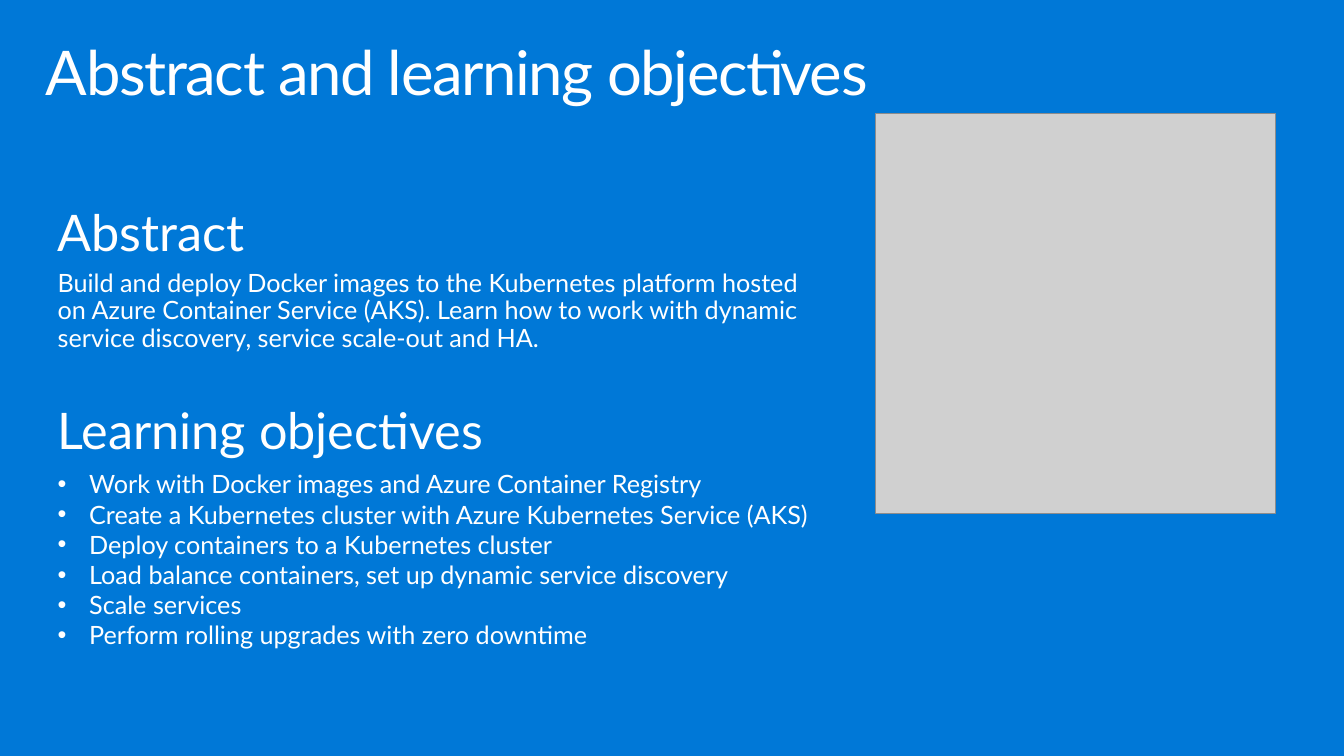
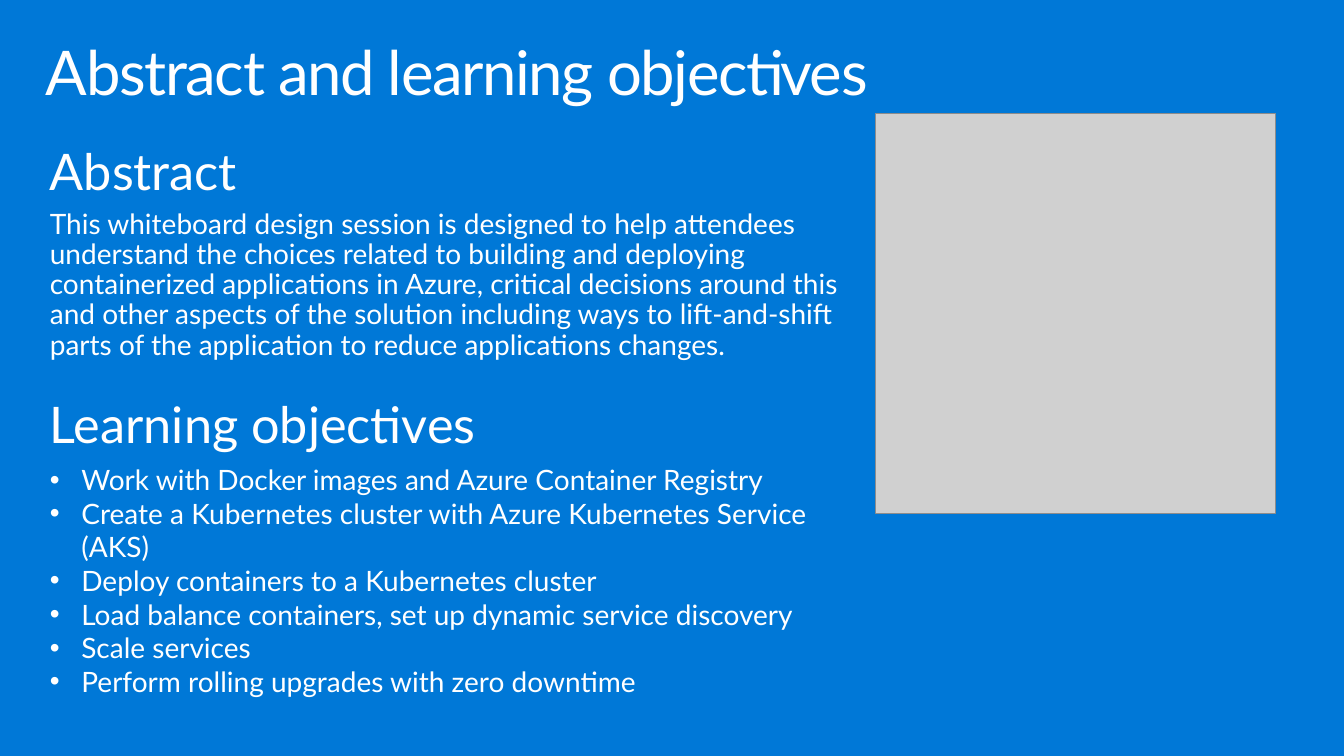
Before and after one commit to yaoshixin007/MCW-Containers-and-DevOps, a slide deck: slide 2 of WDS/Whiteboard design session trainer presentation - Containers and DevOps.pptx. Drawn at 1344x756 pixels with LibreOffice and Linux fonts; fonts in the diff are those of the drawing; grey boxes stand for pictures. Boxes give left, top, right and bottom in pixels: in the first picture for what was removed or moved away, otherwise in the second. Text is boxed around its words. In the diff, an @@ line names an element or a change of style, - is before the commit and + after.

```diff
--- a/WDS/Whiteboard design session trainer presentation - Containers and DevOps.pptx
+++ b/WDS/Whiteboard design session trainer presentation - Containers and DevOps.pptx
@@ text "Abstract": place and size @@
-text "Abstract" at (58, 214, 808, 649)
+text "Abstract" at (50, 153, 838, 697)
@@ text at (50, 213, 838, 360): text changed; size 18 to 20 pt @@
-Build and deploy Docker images to the Kubernetes platform hosted on Azure Container Service (AKS). Learn how to work with dynamic service discovery, service scale-out and HA.
+This whiteboard design session is designed to help attendees understand the choices related to building and deploying containerized applications in Azure, critical decisions around this and other aspects of the solution including ways to lift-and-shift parts of the application to reduce applications changes.
@@ text at (81, 469, 806, 697): size 18 to 20 pt in "Work with Docker images and Azure Container ...", "Create a Kubernetes cluster with Azure Kubernetes ...", "Deploy containers to a Kubernetes cluster", "Load balance containers, set up dynamic service ..." and 2 more places @@
```
Also in this commit, not shown: 13 other slides changed.
